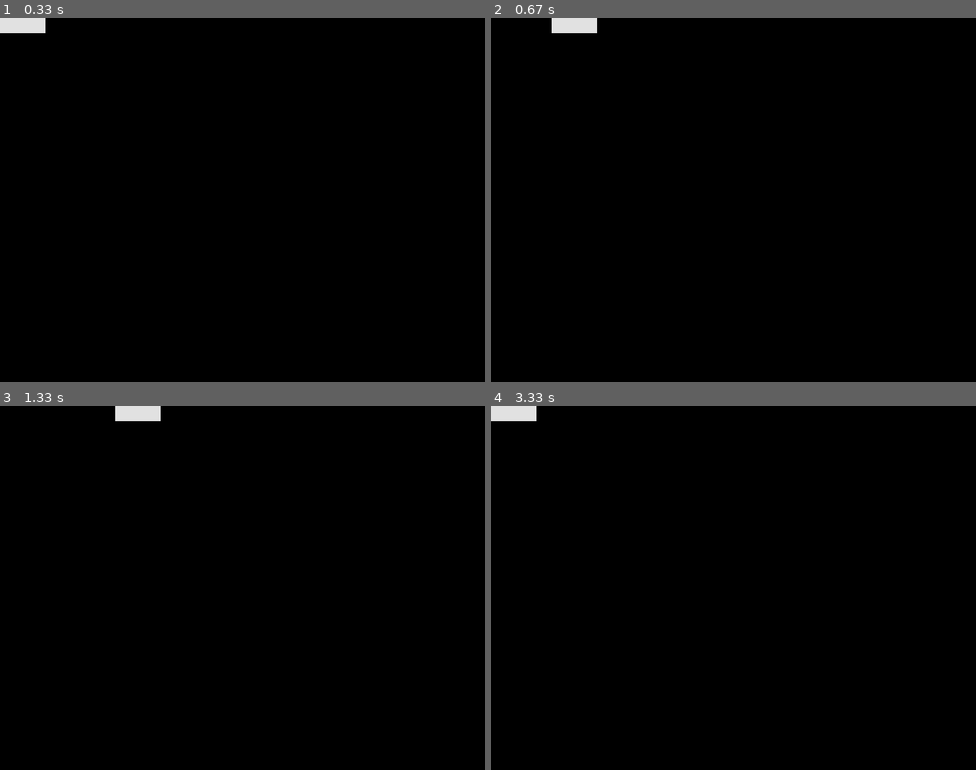
Above: before the commit, frames 1-4 (two rows, left to right).
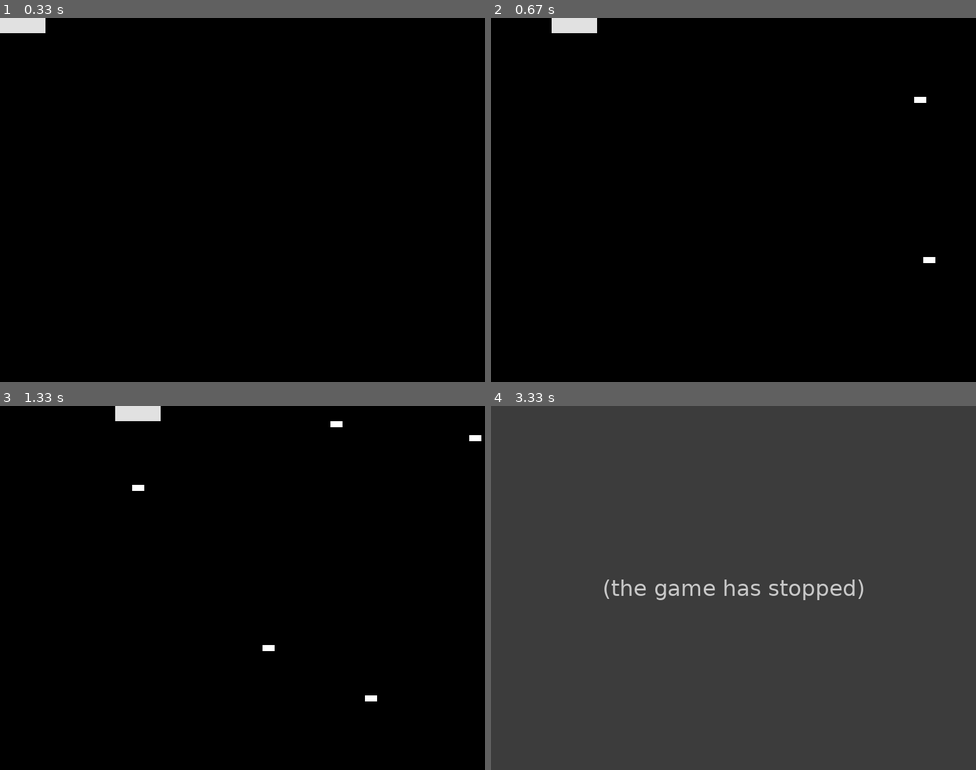
Above: after the commit, the same moments.

Repository: CameronBrenton/PyGame-Challenge
Game: pygame game, started from game.py
The game is run twice, just before and just after one commit, with the same random seed, the same clock (stepped at 60 frames per second) and the same inputs.
Inputs:
- Up to frame 1 (0.33 s): no input
- Up to frame 2 (0.67 s): hold Right from 0.33 s (still down)
- Up to frame 3 (1.33 s): release Right at 0.8 s; hold Up 0.83-1.13 s; hold Right from 1.17 s (still down)
- Up to frame 4 (3.33 s): release Right at 1.63 s; hold Left 1.67-2.2 s; hold Left 2.57-2.97 s

Frame 1 is identical in both runs. In frame 2, less than 0.1% of the frame differs, in the area x 87-92%, y 21-68%; in frame 3, 0.2%; in frame 4, 100%, in the area x 0-100%, y 0-100%.
After the commit the program exited at 3.02 s; later frames show no game.

Commit message:
Added Collision Detection

Diff:
--- a/game.py
+++ b/game.py
@@ -101,14 +101,19 @@
             all_sprites.add(new_enemy)
 
     pressed_keys = pygame.key.get_pressed()
+    player.update(pressed_keys)
 
-    player.update(pressed_keys)
+    enemies.update()
 
     screen.fill((0, 0, 0))
 
     for entity in all_sprites:
         screen.blit(entity.surf, entity.rect)
 
+    if pygame.sprite.spritecollideany(player, enemies):
+        player.kill()
+        running = False
+
     pygame.display.flip()
 
 pygame.quit()
